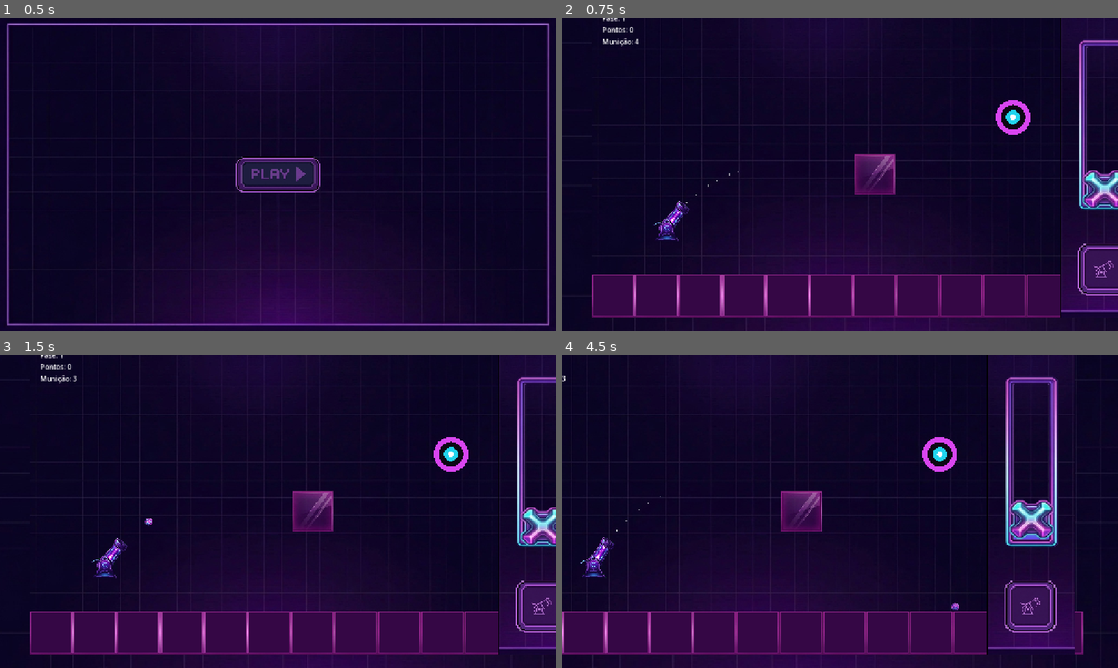
Above: before the commit, frames 1-4 (two rows, left to right).
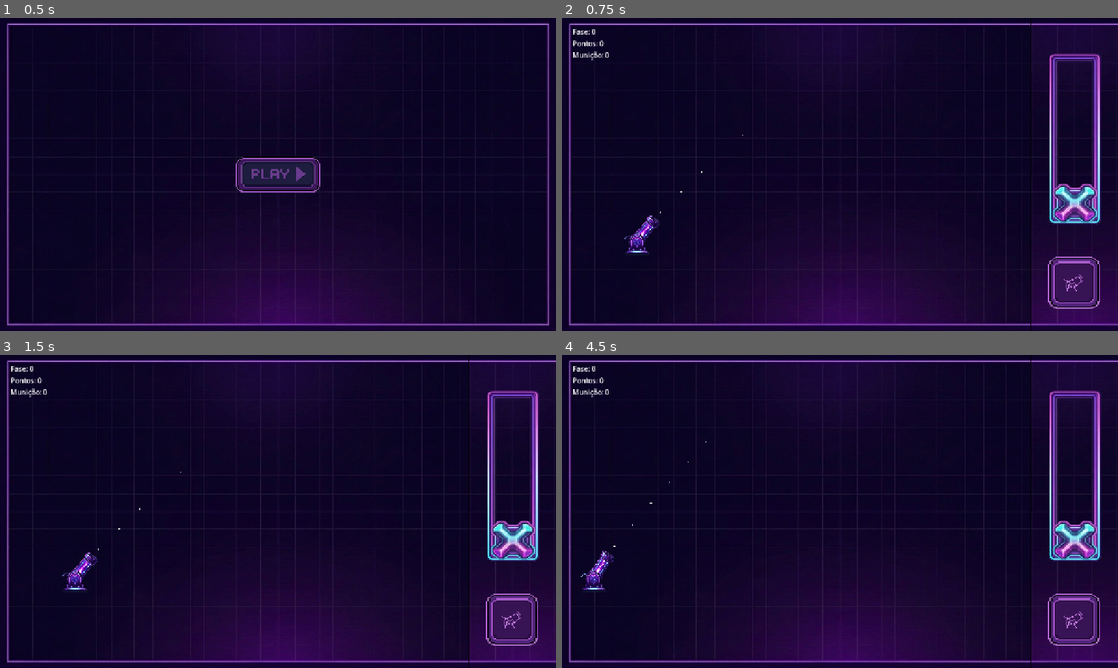
Above: after the commit, the same moments.

Repository: Zidan-09/Arc-Impact
Game: Godot game, scene res://screens/home.tscn
Two runs of this game, one before a commit and one after it. Both use one fixed random seed, a clock stepped at 60 frames per second and the inputs below.
Inputs (mouse positions are in pixels of both pictures, inside the frame that each line leads up to; where the layout moved, square brackets give the same spot in the first picture):
- Up to frame 1 (0.5 s): no input
- Up to frame 2 (0.75 s): click (840, 174) at 0.5 s
- Up to frame 3 (1.5 s): click (511, 621) [539, 605] at 1.25 s
- Up to frame 4 (4.5 s): tap Enter at 2 s; drag from (1106, 524) to (873, 511) at 2.02 s; drag from (728, 527) to (873, 511) at 2.77 s; move the mouse to (895, 442) at 3.52 s; hold Right 3.53-4.25 s; tap R at 3.6 s; click (895, 442) at 3.67 s; drag from (812, 574) to (945, 605) at 4.27 s

Frame 1 is identical in both runs. In frame 2, 17% of the frame differs, in the area x 1-100%, y 0-100%; in frame 3, 17%; in frame 4, 19%, in the area x 0-100%, y 0-100%.
Error after the commit: Invalid assignment of property or key 'focus_mode' with value of type 'int' on a base object of type 'null instance'. (res://screens/game.gd:43)

Commit message:
fix(camera): isolate UI in CanvasLayer and background in back layer

Diff:
--- a/screens/game.tscn
+++ b/screens/game.tscn
@@ -27,7 +27,25 @@
 grow_vertical = 2
 mouse_filter = 2
 
-[node name="WorldBackground" type="TextureRect" parent="WorldArea" unique_id=1689954854]
+[node name="World" type="Node2D" parent="WorldArea" unique_id=985892701]
+
+[node name="Level" type="Node2D" parent="WorldArea/World" unique_id=348385949]
+
+[node name="Cannon" parent="WorldArea/World" unique_id=1115613927 instance=ExtResource("2_cannon")]
+position = Vector2(173, 523)
+scale = Vector2(0.2, 0.2)
+base_shot_speed = 2000.0
+
+[node name="GameCamera" type="Camera2D" parent="WorldArea/World" unique_id=771234567]
+position = Vector2(640, 360)
+enabled = true
+editor_draw_limits = true
+script = ExtResource("4_camera")
+
+[node name="BackgroundLayer" type="CanvasLayer" parent="." unique_id=771234569]
+layer = -1
+
+[node name="WorldBackground" type="TextureRect" parent="BackgroundLayer" unique_id=1689954854]
 layout_mode = 1
 anchors_preset = 15
 anchor_right = 1.0
@@ -39,28 +57,20 @@
 expand_mode = 2
 stretch_mode = 6
 
-[node name="World" type="Node2D" parent="WorldArea" unique_id=985892701]
+[node name="UILayer" type="CanvasLayer" parent="." unique_id=771234570]
+layer = 10
 
-[node name="WorldBackdrop" type="Sprite2D" parent="WorldArea/World" unique_id=771234568]
-z_index = -100
-texture = ExtResource("1_3ciuf")
+[node name="WorldHitArea" type="Control" parent="UILayer" unique_id=771234571]
+layout_mode = 1
+anchors_preset = 15
+anchor_right = 1.0
+anchor_bottom = 1.0
+offset_right = -200.0
+grow_horizontal = 2
+grow_vertical = 2
+mouse_filter = 2
 
-[node name="Level" type="Node2D" parent="WorldArea/World" unique_id=348385949]
-
-[node name="Cannon" parent="WorldArea/World" unique_id=1115613927 instance=ExtResource("2_cannon")]
-position = Vector2(173, 523)
-scale = Vector2(0.2, 0.2)
-min_angle = -20.0
-max_angle = 83.0
-base_shot_speed = 2000.0
-
-[node name="GameCamera" type="Camera2D" parent="WorldArea/World" unique_id=771234567]
-position = Vector2(640, 360)
-enabled = true
-editor_draw_limits = true
-script = ExtResource("4_camera")
-
-[node name="ControlsArea" type="Control" parent="." unique_id=393842946]
+[node name="ControlsArea" type="Control" parent="UILayer" unique_id=393842946]
 layout_mode = 1
 anchors_preset = 11
 anchor_left = 1.0
@@ -71,7 +81,7 @@
 grow_vertical = 2
 mouse_filter = 2
 
-[node name="ControlsBackground" type="TextureRect" parent="ControlsArea" unique_id=1704186851]
+[node name="ControlsBackground" type="TextureRect" parent="UILayer/ControlsArea" unique_id=1704186851]
 layout_mode = 1
 anchors_preset = 15
 anchor_right = 1.0
@@ -83,7 +93,7 @@
 expand_mode = 1
 stretch_mode = 6
 
-[node name="Divider" type="ColorRect" parent="." unique_id=477874718]
+[node name="Divider" type="ColorRect" parent="UILayer" unique_id=477874718]
 layout_mode = 1
 anchors_preset = 11
 anchor_left = 1.0
@@ -96,9 +106,9 @@
 mouse_filter = 2
 color = Color(0, 0, 0, 1)
 
-[node name="Hud" parent="." unique_id=2117122883 instance=ExtResource("1_6ydpi")]
+[node name="Hud" parent="UILayer" unique_id=2117122883 instance=ExtResource("1_6ydpi")]
 layout_mode = 1
 
-[node name="LevelCompletePopup" parent="." unique_id=1250229010 instance=ExtResource("3_popup")]
+[node name="LevelCompletePopup" parent="UILayer" unique_id=1250229010 instance=ExtResource("3_popup")]
 visible = false
 layout_mode = 1
Not shown: 1 places in screens/game.tscn that only renumber resources
